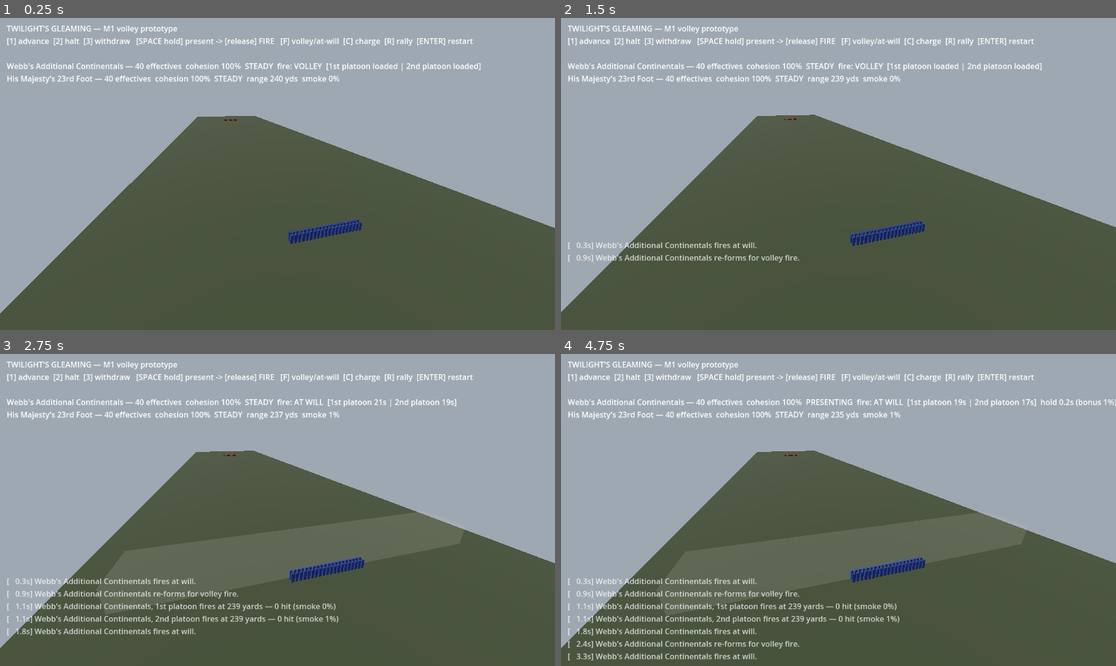
Above: before the commit, frames 1-4 (two rows, left to right).
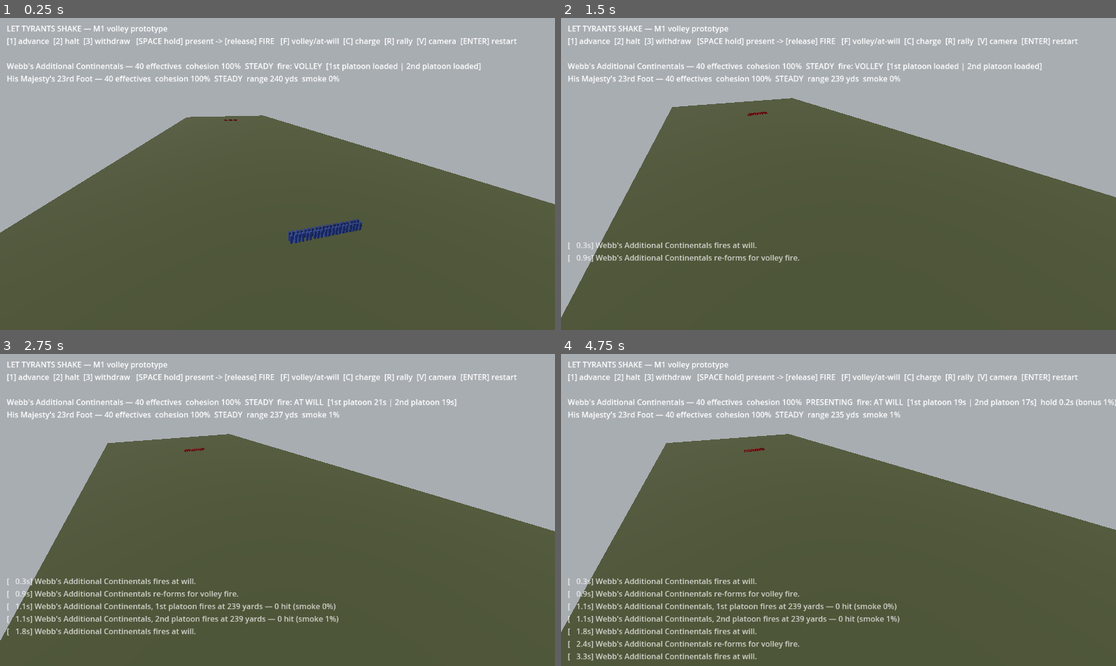
Above: after the commit, the same moments.

Repository: brassica-research/AmGameDev
Game: Godot game, scene res://scenes/main.tscn
Two runs of this game, one before a commit and one after it. Both use one fixed random seed, a clock stepped at 60 frames per second and the inputs below.
Inputs:
- Up to frame 1 (0.25 s): no input
- Up to frame 2 (1.5 s): tap Enter at 0.5 s; tap V at 0.6 s; tap Space at 0.77 s; tap F at 0.8, 1.35 s
- Up to frame 3 (2.75 s): tap Space at 1.52 s; tap V at 1.55, 2.1 s; tap F at 2.3 s
- Up to frame 4 (4.75 s): tap F at 2.85, 3.8 s; tap Space at 3.02, 3.77, 4.52 s; tap V at 3.05, 4.55 s; tap 1 at 3.6 s; tap 2 at 4.35 s

The runs differ from the first frame. In frame 1, 7.8% of the frame differs, in the area x 0-100%, y 2-95%; in frame 2, 11%; in frame 3, 20%; in frame 4, 21%.

Commit message:
Rename to Let Tyrants Shake; cinematic demo capture with two-lane battles
- Working title is now Let Tyrants Shake, from the first line of
  William Billings' "Chester" (1770) - period-accurate, and tied to the
  score's Patriot hymn-motif in the audio direction doc
- docs/10: engine decision recorded - Godot confirmed through the M2
  exit gates
- Sim: companies get a battle lane; nearest_enemy prefers same-lane
  targets and falls back across lanes only when a front collapses.
  create_demo(lanes=2) fields four companies fighting two asynchronous
  engagements; new lane-targeting test
- Presentation overhaul for watchable footage:
  - deterministic cinematic camera director (aerial open, line
    tracking, over-shoulder exchanges, wide shot on charges, orbiting
    melee shot, closing crane) that cuts based on live battle state;
    V toggles it in manual play
  - muzzle flashes and rising powder puffs on every platoon discharge
  - per-soldier color variation, rank jitter, and march bob; fallen
    markers now scatter and rotate instead of forming neat rows
  - warmer late-afternoon light, softer smoke banks, wider field
- Capture workflow records the richer two-lane battle for 130 s

Co-Authored-By: Claude Fable 5 <noreply@anthropic.com>
Claude-Session: https://claude.ai/code/session_011s6bQt1Uq6U6CpxEsZ7XW3

Diff:
--- a/game/project.godot
+++ b/game/project.godot
@@ -5,7 +5,7 @@
 
 [application]
 
-config/name="Twilight's Gleaming (working title)"
+config/name="Let Tyrants Shake (working title)"
 config/description="A brigade-scale action game of the American Revolution. History is the spine; your army is the story."
 run/main_scene="res://scenes/main.tscn"
 config/features=PackedStringArray("4.4")
--- a/game/src/main.gd
+++ b/game/src/main.gd
@@ -7,7 +7,7 @@
 
 func _ready() -> void:
 	print("=====================================================")
-	print("  TWILIGHT'S GLEAMING (working title) — M1 volley prototype")
+	print("  LET TYRANTS SHAKE (working title) — M1 volley prototype")
 	print("=====================================================")
 	_print_campaign_timeline()
 	_run_volley_demo()
--- a/game/src/presentation/battle_scene.gd
+++ b/game/src/presentation/battle_scene.gd
@@ -8,10 +8,12 @@
 ##   1 advance · 2 halt · 3 withdraw
 ##   SPACE (hold) Present … (release) FIRE
 ##   F toggle volley fire <-> fire at will
-##   C fix bayonets & charge · R rally · ENTER restart
+##   C fix bayonets & charge · R rally
+##   V toggle cinematic camera · ENTER restart
 ##
 ## Demo mode (used by the capture workflow): pass user args after `--`,
 ##   --auto            player company is AI-driven (auto-battle)
+##   --lanes=2         two engagement lanes (four companies)
 ##   --start-range=N   opening distance between the lines, in yards
 ##   --quit-after=N    quit N seconds in (or ~6 s after the verdict)
 
@@ -20,19 +22,40 @@
 const FILE_SPACING := 0.75
 const RANK_SPACING := 0.9
 
+# Cinematic shots
+const SHOT_AERIAL := 0
+const SHOT_TRACK := 1
+const SHOT_OVER_BLUE := 2
+const SHOT_OVER_RED := 3
+const SHOT_WIDE := 4
+const SHOT_MELEE := 5
+const SHOT_CRANE := 6
+const FIREFIGHT_CYCLE := [SHOT_OVER_BLUE, SHOT_WIDE, SHOT_OVER_RED]
+const SHOT_MAX_AGE := 8.0
+
 var sim: BattleSim
 var clock := SimClock.new()
 
 var _auto := false
+var _lanes := 1
 var _quit_after := 0.0
 var _elapsed := 0.0
 var _over_linger := 0.0
+var _anim_time := 0.0
+
+var _cinematic := false
+var _shot := SHOT_AERIAL
+var _shot_age := 0.0
+var _cycle_index := 0
+var _focus_lane := 0
 
 var _mm_by_id: Dictionary = {}        # company id -> MultiMeshInstance3D
 var _mat_by_id: Dictionary = {}       # company id -> StandardMaterial3D
-var _base_color_by_id: Dictionary = {}
 var _last_effectives: Dictionary = {}
+var _prev_shots: Dictionary = {}      # company id -> [shots p0, shots p1]
 var _fallen_parent: Node3D
+var _fx_parent: Node3D
+var _fx: Array[Dictionary] = []
 var _smoke_boxes: Array[MeshInstance3D] = []
 var _camera: Camera3D
 var _hud: Label
@@ -42,32 +65,47 @@
 func _ready() -> void:
 	var args := _parse_user_args()
 	_auto = args.has("auto")
+	_lanes = clampi(int(String(args.get("lanes", "1"))), 1, 2)
 	_quit_after = float(String(args.get("quit-after", "0")))
-	sim = BattleSim.create_demo(17750419, _auto)
+	_cinematic = _auto
+	sim = BattleSim.create_demo(17750419, _auto, _lanes)
 	var start_range := float(String(args.get("start-range", "240")))
 	if start_range != 240.0:
+		var half := start_range / 2.0
 		for c in sim.companies:
-			c.pos_y = (-start_range if c.side == 0 else start_range) / 2.0
+			var stagger := 3.0 * float(c.lane)
+			c.pos_y = (-half - stagger) if c.side == 0 else (half - stagger * 0.5)
 			c.prev_pos_y = c.pos_y
 	_build_environment()
 	_build_field()
-	_build_company_visual("continentals", Color(0.16, 0.24, 0.52))
-	_build_company_visual("crown", Color(0.58, 0.13, 0.13))
+	for c in sim.companies:
+		var color := Color(0.16, 0.24, 0.52) if c.side == 0 else Color(0.58, 0.13, 0.13)
+		if c.lane == 1:
+			color = color.lightened(0.12)
+		_build_company_visual(c, color)
+		_last_effectives[c.id] = c.effectives()
+		_prev_shots[c.id] = [0, 0]
 	_build_smoke()
 	_build_hud()
 	_fallen_parent = Node3D.new()
 	add_child(_fallen_parent)
-	for c in sim.companies:
-		_last_effectives[c.id] = c.effectives()
+	_fx_parent = Node3D.new()
+	add_child(_fx_parent)
 
 
 func _process(delta: float) -> void:
 	clock.advance(delta, func(_t: int) -> void: sim.step())
+	_anim_time += delta
 	for c in sim.companies:
 		_update_company_visual(c)
 		_spawn_fallen(c)
+		_spawn_fire_effects(c)
+	_update_fx(delta)
 	_update_smoke()
-	_update_camera()
+	if _cinematic:
+		_update_camera_cinematic(delta)
+	else:
+		_update_camera_follow()
 	_update_hud()
 	if _quit_after > 0.0:
 		_elapsed += delta
@@ -75,6 +113,8 @@
 			_over_linger += delta
 		if _elapsed >= _quit_after or _over_linger > 6.0:
 			get_tree().quit()
+	else:
+		_elapsed += delta
 
 
 func _parse_user_args() -> Dictionary:
@@ -111,6 +151,7 @@
 					_order("fire_at_will")
 				else:
 					_order("volley_fire")
+			KEY_V: _cinematic = not _cinematic
 			KEY_ENTER: get_tree().reload_current_scene()
 	else:
 		if key.keycode == KEY_SPACE:
@@ -127,59 +168,73 @@
 	var we := WorldEnvironment.new()
 	var env := Environment.new()
 	env.background_mode = Environment.BG_COLOR
-	env.background_color = Color(0.62, 0.66, 0.70)  # overcast — doc 06 light rules
+	env.background_color = Color(0.66, 0.68, 0.70)  # overcast — doc 06 light rules
 	env.ambient_light_source = Environment.AMBIENT_SOURCE_COLOR
-	env.ambient_light_color = Color(0.82, 0.83, 0.86)
-	env.ambient_light_energy = 0.55
+	env.ambient_light_color = Color(0.84, 0.84, 0.87)
+	env.ambient_light_energy = 0.6
 	we.environment = env
 	add_child(we)
 	var sun := DirectionalLight3D.new()
-	sun.rotation_degrees = Vector3(-48.0, 35.0, 0.0)
-	sun.light_energy = 1.1
+	sun.rotation_degrees = Vector3(-44.0, 40.0, 0.0)
+	sun.light_energy = 1.15
+	sun.light_color = Color(1.0, 0.96, 0.88)  # late-afternoon warmth
 	add_child(sun)
+	_camera = Camera3D.new()
+	add_child(_camera)
+	_camera.position = Vector3(18.0, 24.0, -150.0)
 
 
 func _build_field() -> void:
 	var ground := MeshInstance3D.new()
 	var plane := PlaneMesh.new()
-	plane.size = Vector2(90.0, 400.0)
+	plane.size = Vector2(120.0, 400.0)
 	var mat := StandardMaterial3D.new()
-	mat.albedo_color = Color(0.24, 0.28, 0.19)
+	mat.albedo_color = Color(0.26, 0.30, 0.20)
 	plane.material = mat
 	ground.mesh = plane
 	add_child(ground)
 
 
-func _build_company_visual(id: String, color: Color) -> void:
+func _lane_x(lane: int) -> float:
+	if _lanes == 1:
+		return 0.0
+	return -13.0 if lane == 0 else 13.0
+
+
+func _build_company_visual(c: BattleCompany, color: Color) -> void:
 	var box := BoxMesh.new()
 	box.size = Vector3(0.45, 1.7, 0.45)
 	var mat := StandardMaterial3D.new()
-	mat.albedo_color = color
+	mat.albedo_color = Color.WHITE
+	mat.vertex_color_use_as_albedo = true
 	box.material = mat
 	var mm := MultiMesh.new()
 	mm.transform_format = MultiMesh.TRANSFORM_3D
+	mm.use_colors = true
 	mm.mesh = box
-	mm.instance_count = sim.get_company(id).brigade.soldiers.size()
+	mm.instance_count = c.brigade.soldiers.size()
+	for i in mm.instance_count:
+		var v := 0.86 + 0.28 * (float((i * 73856093) % 97) / 97.0)
+		mm.set_instance_color(i, Color(color.r * v, color.g * v, color.b * v))
 	var mmi := MultiMeshInstance3D.new()
 	mmi.multimesh = mm
 	add_child(mmi)
-	_mm_by_id[id] = mmi
-	_mat_by_id[id] = mat
-	_base_color_by_id[id] = color
+	_mm_by_id[c.id] = mmi
+	_mat_by_id[c.id] = mat
 
 
 func _build_smoke() -> void:
 	for i in SmokeGrid.CELL_COUNT:
 		var mi := MeshInstance3D.new()
 		var box := BoxMesh.new()
-		box.size = Vector3(70.0, 4.5, SmokeGrid.CELL_SIZE)
+		box.size = Vector3(64.0, 3.0, SmokeGrid.CELL_SIZE)
 		var mat := StandardMaterial3D.new()
 		mat.transparency = BaseMaterial3D.TRANSPARENCY_ALPHA
-		mat.albedo_color = Color(0.78, 0.78, 0.74, 0.0)
+		mat.albedo_color = Color(0.80, 0.79, 0.75, 0.0)
 		mat.shading_mode = BaseMaterial3D.SHADING_MODE_UNSHADED
 		box.material = mat
 		mi.mesh = box
-		mi.position = Vector3(0.0, 2.4, SmokeGrid.MIN_Y + (float(i) + 0.5) * SmokeGrid.CELL_SIZE)
+		mi.position = Vector3(0.0, 1.7, SmokeGrid.MIN_Y + (float(i) + 0.5) * SmokeGrid.CELL_SIZE)
 		add_child(mi)
 		_smoke_boxes.append(mi)
 
@@ -194,9 +249,6 @@
 	_log_label.position = Vector2(14.0, 460.0)
 	_log_label.modulate = Color(1, 1, 1, 0.75)
 	layer.add_child(_log_label)
-	_camera = Camera3D.new()
-	add_child(_camera)
-	_camera.position = Vector3(18.0, 24.0, -150.0)
 
 
 # --- per-frame updates ------------------------------------------------
@@ -209,21 +261,27 @@
 	var mmi: MultiMeshInstance3D = _mm_by_id[c.id]
 	var mm := mmi.multimesh
 	var z := _render_z(c)
+	var lx := _lane_x(c.lane)
 	var alive := c.effectives()
+	var moving := c.move_order != 0 \
+		or c.state == BattleCompany.State.CHARGING \
+		or c.state == BattleCompany.State.MELEE \
+		or c.state == BattleCompany.State.BROKEN
 	var hidden := Transform3D(Basis.IDENTITY.scaled(Vector3(0.001, 0.001, 0.001)), Vector3(0, -10, 0))
 	for i in mm.instance_count:
 		if i < alive and c.is_active():
 			var file := i % FILES
-			var rank := i / FILES
-			var x := (float(file) - float(FILES) / 2.0 + 0.5) * FILE_SPACING
+			var rank := floori(float(i) / float(FILES))
+			var jx := (float((i * 2654435761) % 100) / 100.0 - 0.5) * 0.16
+			var x := lx + (float(file) - float(FILES) / 2.0 + 0.5) * FILE_SPACING + jx
 			var zz := z - float(rank) * RANK_SPACING * c.facing()
-			mm.set_instance_transform(i, Transform3D(Basis.IDENTITY, Vector3(x, 0.85, zz)))
+			var bob := sin(_anim_time * 9.0 + float(i) * 1.7) * (0.05 if moving else 0.015)
+			mm.set_instance_transform(i, Transform3D(Basis.IDENTITY, Vector3(x, 0.85 + bob, zz)))
 		else:
 			mm.set_instance_transform(i, hidden)
 	var mat: StandardMaterial3D = _mat_by_id[c.id]
-	var base: Color = _base_color_by_id[c.id]
 	var faded := c.state == BattleCompany.State.BROKEN or not c.is_active()
-	mat.albedo_color = base.lerp(Color(0.55, 0.55, 0.55), 0.7 if faded else 0.0)
+	mat.albedo_color = Color.WHITE.lerp(Color(0.5, 0.5, 0.5), 0.6 if faded else 0.0)
 
 
 func _spawn_fallen(c: BattleCompany) -> void:
@@ -232,42 +290,199 @@
 	if now >= prev:
 		return
 	var z := _render_z(c)
+	var lx := _lane_x(c.lane)
 	for k in (prev - now):
 		var idx := prev - 1 - k
+		var h := (idx * 2654435761) % 1000
 		var mi := MeshInstance3D.new()
 		var box := BoxMesh.new()
 		box.size = Vector3(0.45, 0.14, 1.6)
 		var mat := StandardMaterial3D.new()
-		mat.albedo_color = Color(0.28, 0.16, 0.14)
+		mat.albedo_color = Color(0.30, 0.17, 0.15)
 		box.material = mat
 		mi.mesh = box
-		var x := (float(idx % FILES) - float(FILES) / 2.0 + 0.5) * FILE_SPACING
-		mi.position = Vector3(x, 0.08, z - float(idx / FILES) * RANK_SPACING * c.facing())
+		var x := lx + (float(idx % FILES) - float(FILES) / 2.0 + 0.5) * FILE_SPACING
+		x += (float(h % 100) / 100.0 - 0.5) * 0.6
+		var zj := (float((h / 100) % 100) / 100.0 - 0.5) * 0.9
+		mi.position = Vector3(x, 0.08,
+			z - float(floori(float(idx) / float(FILES))) * RANK_SPACING * c.facing() + zj)
+		mi.rotation.y = (float(h % 63) / 63.0 - 0.5) * 1.3
 		_fallen_parent.add_child(mi)
 	_last_effectives[c.id] = now
+
+
+## Muzzle flashes + rising powder puffs whenever a platoon discharges.
+func _spawn_fire_effects(c: BattleCompany) -> void:
+	var prev: Array = _prev_shots[c.id]
+	for p in BattleCompany.PLATOON_COUNT:
+		if c.platoon_shots[p] > int(prev[p]):
+			var z := _render_z(c) + c.facing() * 0.9
+			var lx := _lane_x(c.lane) + (-3.4 if p == 0 else 3.4)
+			for j in 4:
+				var x := lx + (float(j) - 1.5) * 1.6
+				_spawn_flash(Vector3(x, 1.35, z))
+			_spawn_puff(Vector3(lx - 1.5, 1.7, z))
+			_spawn_puff(Vector3(lx + 1.5, 1.7, z))
+		prev[p] = c.platoon_shots[p]
+
+
+func _spawn_flash(pos: Vector3) -> void:
+	var mi := MeshInstance3D.new()
+	var box := BoxMesh.new()
+	box.size = Vector3(0.55, 0.28, 0.14)
+	var mat := StandardMaterial3D.new()
+	mat.shading_mode = BaseMaterial3D.SHADING_MODE_UNSHADED
+	mat.albedo_color = Color(1.0, 0.86, 0.45)
+	box.material = mat
+	mi.mesh = box
+	mi.position = pos
+	_fx_parent.add_child(mi)
+	_fx.append({"n": mi, "mat": mat, "age": 0.0, "life": 0.13, "kind": "flash"})
+
+
+func _spawn_puff(pos: Vector3) -> void:
+	var mi := MeshInstance3D.new()
+	var box := BoxMesh.new()
+	box.size = Vector3(1.1, 0.9, 0.9)
+	var mat := StandardMaterial3D.new()
+	mat.shading_mode = BaseMaterial3D.SHADING_MODE_UNSHADED
+	mat.transparency = BaseMaterial3D.TRANSPARENCY_ALPHA
+	mat.albedo_color = Color(0.86, 0.85, 0.80, 0.5)
+	box.material = mat
+	mi.mesh = box
+	mi.position = pos
+	_fx_parent.add_child(mi)
+	_fx.append({"n": mi, "mat": mat, "age": 0.0, "life": 2.4, "kind": "puff"})
+
+
+func _update_fx(delta: float) -> void:
+	var keep: Array[Dictionary] = []
+	for fx in _fx:
+		fx["age"] = float(fx["age"]) + delta
+		var n: MeshInstance3D = fx["n"]
+		var t := float(fx["age"]) / float(fx["life"])
+		if t >= 1.0:
+			n.queue_free()
+			continue
+		if String(fx["kind"]) == "puff":
+			n.position.y += 0.55 * delta
+			n.scale = Vector3.ONE * (1.0 + 1.1 * float(fx["age"]))
+			var mat: StandardMaterial3D = fx["mat"]
+			mat.albedo_color.a = 0.5 * (1.0 - t)
+		keep.append(fx)
+	_fx = keep
 
 
 func _update_smoke() -> void:
 	for i in _smoke_boxes.size():
 		var mat := (_smoke_boxes[i].mesh as BoxMesh).material as StandardMaterial3D
-		mat.albedo_color.a = clampf(sim.smoke.cells[i], 0.0, 1.0) * 0.5
-
-
-func _update_camera() -> void:
+		mat.albedo_color.a = clampf(sim.smoke.cells[i], 0.0, 1.0) * 0.4
+
+
+# --- cameras -----------------------------------------------------------
+
+func _update_camera_follow() -> void:
 	var pc := sim.get_company(PLAYER_ID)
 	if pc == null:
 		return
 	var z := _render_z(pc)
-	_camera.position = _camera.position.lerp(Vector3(18.0, 24.0, z - 28.0), 0.05)
-	_camera.look_at(Vector3(0.0, 1.0, z + 32.0), Vector3.UP)
-
+	var lx := _lane_x(pc.lane)
+	_camera.position = _camera.position.lerp(Vector3(lx + 18.0, 24.0, z - 28.0), 0.05)
+	_camera.look_at(Vector3(lx, 1.0, z + 32.0), Vector3.UP)
+
+
+func _active_company(side: int, lane: int) -> BattleCompany:
+	for c in sim.companies:
+		if c.side == side and c.lane == lane and c.is_active():
+			return c
+	for c in sim.companies:
+		if c.side == side and c.is_active():
+			return c
+	return null
+
+
+## The demo director: hard cuts between a small vocabulary of shots,
+## chosen from what the battle is actually doing. Deterministic — no RNG.
+func _update_camera_cinematic(delta: float) -> void:
+	_shot_age += delta
+	var forced := -1
+	for c in sim.companies:
+		if not c.is_active():
+			continue
+		if c.state == BattleCompany.State.MELEE:
+			forced = SHOT_MELEE
+			_focus_lane = c.lane
+			break
+		elif c.state == BattleCompany.State.CHARGING and forced < 0:
+			forced = SHOT_WIDE
+			_focus_lane = c.lane
+	if sim.over:
+		forced = SHOT_CRANE
+
+	var blue := _active_company(0, _focus_lane)
+	var red := _active_company(1, _focus_lane)
+	if blue == null and red == null:
+		return
+	var bz := _render_z(blue) if blue != null else _render_z(red)
+	var rz := _render_z(red) if red != null else bz
+	var dist := absf(rz - bz)
+
+	if forced >= 0:
+		if _shot != forced:
+			_cut(forced)
+	elif _elapsed < 10.0:
+		if _shot != SHOT_AERIAL:
+			_cut(SHOT_AERIAL)
+	elif dist > 95.0:
+		if _shot != SHOT_TRACK and _shot_age > 3.0:
+			_cut(SHOT_TRACK)
+	elif _shot_age > SHOT_MAX_AGE or not FIREFIGHT_CYCLE.has(_shot):
+		_cycle_index += 1
+		if _lanes > 1 and _cycle_index % 2 == 0:
+			_focus_lane = 1 - _focus_lane
+		_cut(FIREFIGHT_CYCLE[_cycle_index % FIREFIGHT_CYCLE.size()])
+
+	var lx := _lane_x(_focus_lane)
+	var mid := (bz + rz) / 2.0
+	var age := _shot_age
+	match _shot:
+		SHOT_AERIAL:
+			_camera.position = Vector3(lx + 34.0, maxf(22.0, 34.0 - age * 0.9), mid - 55.0 + age * 1.6)
+			_camera.look_at(Vector3(lx, 0.0, mid), Vector3.UP)
+		SHOT_TRACK:
+			_camera.position = Vector3(lx - 15.0, 3.2, bz - 8.0 + age * 0.5)
+			_camera.look_at(Vector3(lx, 1.4, bz + 30.0), Vector3.UP)
+		SHOT_OVER_BLUE:
+			_camera.position = Vector3(lx + 7.0, 5.5, bz - 12.0 - age * 0.3)
+			_camera.look_at(Vector3(lx, 1.2, rz), Vector3.UP)
+		SHOT_OVER_RED:
+			_camera.position = Vector3(lx - 7.0, 5.5, rz + 12.0 + age * 0.3)
+			_camera.look_at(Vector3(lx, 1.2, bz), Vector3.UP)
+		SHOT_WIDE:
+			_camera.position = Vector3(lx - 36.0 + age * 0.8, 9.0, mid)
+			_camera.look_at(Vector3(lx, 1.5, mid), Vector3.UP)
+		SHOT_MELEE:
+			var ang := age * 0.3
+			_camera.position = Vector3(lx + cos(ang) * 14.0, 4.2, mid + sin(ang) * 14.0)
+			_camera.look_at(Vector3(lx, 1.2, mid), Vector3.UP)
+		SHOT_CRANE:
+			_camera.position = Vector3(lx + 14.0, 9.0 + age * 2.0, mid - 26.0)
+			_camera.look_at(Vector3(lx, 1.0, mid), Vector3.UP)
+
+
+func _cut(shot: int) -> void:
+	_shot = shot
+	_shot_age = 0.0
+
+
+# --- HUD ---------------------------------------------------------------
 
 func _update_hud() -> void:
 	var pc := sim.get_company(PLAYER_ID)
 	var foe := sim.nearest_enemy(pc) if pc != null else null
 	var lines: Array[String] = []
-	lines.append("TWILIGHT'S GLEAMING — M1 volley prototype")
-	lines.append("[1] advance  [2] halt  [3] withdraw   [SPACE hold] present -> [release] FIRE   [F] volley/at-will  [C] charge  [R] rally  [ENTER] restart")
+	lines.append("LET TYRANTS SHAKE — M1 volley prototype")
+	lines.append("[1] advance  [2] halt  [3] withdraw   [SPACE hold] present -> [release] FIRE   [F] volley/at-will  [C] charge  [R] rally  [V] camera  [ENTER] restart")
 	lines.append("")
 	if pc != null:
 		var hold_txt := "  hold %.1fs (bonus %.0f%%)" % [pc.present_hold, pc.hold_bonus() * 100.0] \
@@ -281,6 +496,13 @@
 			foe.brigade.display_name, foe.effectives(), foe.cohesion() * 100.0,
 			foe.state_name(), int(absf(foe.pos_y - pc.pos_y)),
 			sim.smoke.sample_between(pc.pos_y, foe.pos_y) * 100.0])
+	if _lanes > 1:
+		var extras: Array[String] = []
+		for c in sim.companies:
+			if c.lane == 1:
+				extras.append("%s %d (%s)" % [c.brigade.display_name, c.effectives(), c.state_name()])
+		if not extras.is_empty():
+			lines.append("Second lane: " + " vs ".join(extras))
 	if sim.over:
 		lines.append("")
 		match sim.winner_side:
--- a/game/src/sim/battle_company.gd
+++ b/game/src/sim/battle_company.gd
@@ -29,6 +29,7 @@
 
 var id: String
 var side: int                 # side 0 advances +y, side 1 advances -y
+var lane: int = 0             # battle lane: companies engage their own lane first
 var brigade: Brigade
 var pos_y: float = 0.0
 var prev_pos_y: float = 0.0   # for render interpolation
--- a/game/src/sim/battle_sim.gd
+++ b/game/src/sim/battle_sim.gd
@@ -26,16 +26,27 @@
 ## Standard M1 scenario: a drilled Continental company vs a regular
 ## Crown company, 240 yards apart. auto_player=true attaches an AI to
 ## the Continental side too (used by headless tests and demos).
-static func create_demo(seed_value: int, auto_player := false) -> BattleSim:
+## lanes=2 adds a second engagement lane — four companies, each pair
+## fighting on its own asynchronous clock (richer demos, brigade preview).
+static func create_demo(seed_value: int, auto_player := false, lanes := 1) -> BattleSim:
 	var sim := BattleSim.new()
 	sim.rng.seed = seed_value
 	sim.companies.append(make_company(
 		"continentals", 0, "Webb's Additional Continentals",
-		40, Formation.Drill.DRILLED, -120.0, sim.rng))
+		40, Formation.Drill.DRILLED, -120.0, sim.rng, 0))
 	sim.companies.append(make_company(
 		"crown", 1, "His Majesty's 23rd Foot",
-		40, Formation.Drill.REGULAR, 120.0, sim.rng))
+		40, Formation.Drill.REGULAR, 120.0, sim.rng, 0))
 	sim.ais.append(BattleAI.new("crown"))
+	if lanes >= 2:
+		sim.companies.append(make_company(
+			"continentals_2", 0, "Glover's Marblehead Company",
+			40, Formation.Drill.DRILLED, -126.0, sim.rng, 1))
+		sim.companies.append(make_company(
+			"crown_2", 1, "Grenadiers von Rall",
+			40, Formation.Drill.REGULAR, 114.0, sim.rng, 1))
+		sim.ais.append(BattleAI.new("continentals_2"))
+		sim.ais.append(BattleAI.new("crown_2"))
 	if auto_player:
 		sim.ais.append(BattleAI.new("continentals"))
 	return sim
@@ -43,10 +54,11 @@
 
 static func make_company(id: String, side: int, display_name: String,
 		count: int, drill_level: int, start_y: float,
-		rng_ref: RandomNumberGenerator) -> BattleCompany:
+		rng_ref: RandomNumberGenerator, lane := 0) -> BattleCompany:
 	var c := BattleCompany.new()
 	c.id = id
 	c.side = side
+	c.lane = lane
 	c.brigade = Brigade.muster_company(display_name, count, drill_level, rng_ref)
 	c.pos_y = start_y
 	c.prev_pos_y = start_y
@@ -78,16 +90,22 @@
 	return null
 
 
+## Same-lane enemies are engaged first; a company only turns on another
+## lane once its own front is empty (keeps multi-lane battles coherent
+## while guaranteeing termination when a lane collapses).
 func nearest_enemy(c: BattleCompany) -> BattleCompany:
 	var best: BattleCompany = null
 	var best_d := INF
+	var best_same_lane := false
 	for other in companies:
 		if other.side == c.side or not other.is_active():
 			continue
+		var same := other.lane == c.lane
 		var d := absf(other.pos_y - c.pos_y)
-		if d < best_d:
+		if (same and not best_same_lane) or (same == best_same_lane and d < best_d):
 			best_d = d
 			best = other
+			best_same_lane = same
 	return best
 
 
--- a/game/tests/run_tests.gd
+++ b/game/tests/run_tests.gd
@@ -9,13 +9,14 @@
 
 
 func _initialize() -> void:
-	print("== Twilight's Gleaming — deterministic sim test suite ==")
+	print("== Let Tyrants Shake — deterministic sim test suite ==")
 	_test_command_bus()
 	_test_volley_model()
 	_test_morale_model()
 	_test_smoke_grid()
 	_test_break_and_rally()
 	_test_fire_at_will_stagger()
+	_test_lane_targeting()
 	_test_full_battle_terminates()
 	_test_determinism()
 	print("")
@@ -134,6 +135,24 @@
 		"the rolling fire keeps rolling")
 
 
+func _test_lane_targeting() -> void:
+	print("\n-- Lane targeting")
+	var sim := BattleSim.new()
+	sim.rng.seed = 3
+	var a := BattleSim.make_company("a", 0, "A Company", 10,
+		Formation.Drill.DRILLED, -50.0, sim.rng, 0)
+	var near_cross := BattleSim.make_company("x", 1, "Cross-lane Company", 10,
+		Formation.Drill.DRILLED, -30.0, sim.rng, 1)
+	var far_same := BattleSim.make_company("s", 1, "Same-lane Company", 10,
+		Formation.Drill.DRILLED, 80.0, sim.rng, 0)
+	sim.companies.append(a)
+	sim.companies.append(near_cross)
+	sim.companies.append(far_same)
+	check(sim.nearest_enemy(a) == far_same, "same-lane enemy preferred even when farther")
+	far_same.state = BattleCompany.State.FLED
+	check(sim.nearest_enemy(a) == near_cross, "falls back across lanes when own front is empty")
+
+
 func _test_full_battle_terminates() -> void:
 	print("\n-- Full auto battle (both sides AI)")
 	var sim := BattleSim.create_demo(20260723, true)
Not shown, changed: .github/workflows/demo-capture.yml
Not shown, changed: README.md
Not shown, changed: demo/capture-request.txt
Not shown, changed: docs/01-vision.md
Not shown, changed: docs/09-roadmap.md
Not shown, changed: docs/10-engine-evaluation.md
